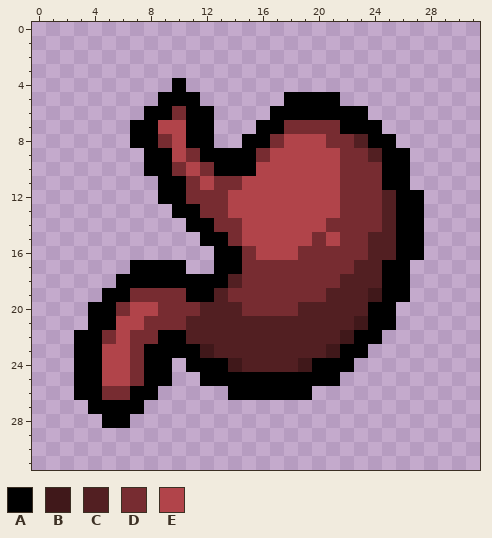
Two versions of one pixel-art sprite, resources/gfx/items/collectibles/Gluttony's Stomach.png. Above is the file before it was changed.
The file is 32x32 pixels. Colours within 5 levels of each other are drawn and written as one.
Palette (. is transparent): A #000000  B #40181a  C #521f22  D #772c31  E #b1444a
Pixels before, first column x 3:
 4 .......A.................
 5 ......AAA......AAAA......
 6 .....AADAA....AAAAAAA....
 7 ....AAEEAA...AADDDDAAA...
 8 ....AADEAA..AADEEEDDCAA..
 9 .....AAEDAAAADEEEEEDDCAA.
10 .....AADEDAAAEEEEEEDDDAA.
11 ......AADEDDEEEEEEEDDDAA.
12 ......AADDDEEEEEEEEDDDCAA
13 .......AADDEEEEEEEEDDDCAA
14 ........AADDEEEEEEDDDDCAA
15 .........AADEEEEEDEDDCCAA
16 ..........AADEEEDDDDDCCAA
17 ....AAAA..AADDDDDDDDCCAA.
18 ...AAAAAAAACDDDDDDDCCCAA.
19 ..AADDDDAACDDDDDDDCCCBAA.
20 .AADEEDDDCCCDDDDCCCCCAA..
21 .AAEEDDDCCCCCCCCCCCCBAA..
22 AADEDDAACCCCCCCCCCCBAA...
23 AAEEDAAAABCCCCCCCCBAA....
24 AAEEDAA.AAABCCCCBAAA.....
25 AAEEDAA..AAAAAAAAAA......
26 AADDAA.....AAAAAA........
27 .AAAA....................
28 ..AA.....................
Now the later version:
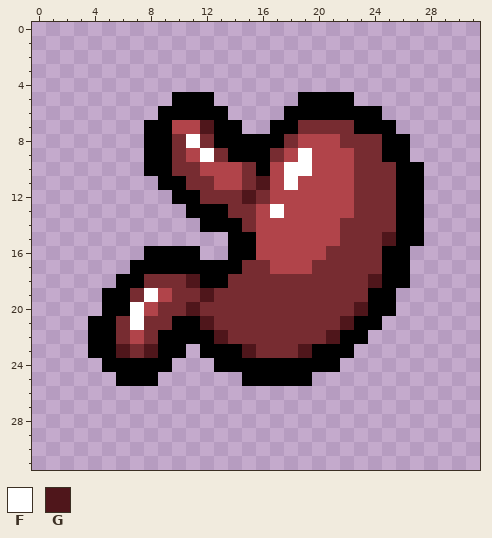
Colours new in this view: F #ffffff  G #4f161b
The author wrote: Tummy tum time. Moist stomach by Cat.
Change:
Changed rows in their new state; - is an unchanged pixel.
first column x 3:
 4 -------.-----------------
 5 ------.--A-----.---A-----
 6 -----.-A--A---.------A---
 7 ----.-A-EGAA-.-A---D--A--
 8 ----.-ADFDAA--AD--E-DD-A-
 9 -------DEFD--AD-F--E-D---
10 --------DEEEDA-FF--E--D-A
11 ---------DEEDG-F---E--D-A
12 ------.-A--DGD-----E--D--
13 -------.-AADD-F----E--D--
14 --------.-AAD-----E---D--
15 ---------..AA----E---DG--
16 -----AAAA-.-A---EE---DA-.
17 --------AA----EEE---DD---
18 -----DDDG--D-------DDG---
19 -----FE-DGD-------DDDA-.-
20 -.-AF---GDDD----DDDDG----
21 ---DF--AAGDDDDDDDDDGA-.--
22 .-ADE---AAGDDDDDDDGA-.---
23 .-AG-G--.AAAGDDDGAA-.----
24 ..AAA---..-AAAAAA--.-----
25 ...AA-.--...-----..------
26 ......-----......--------
27 -....--------------------
28 --..---------------------
